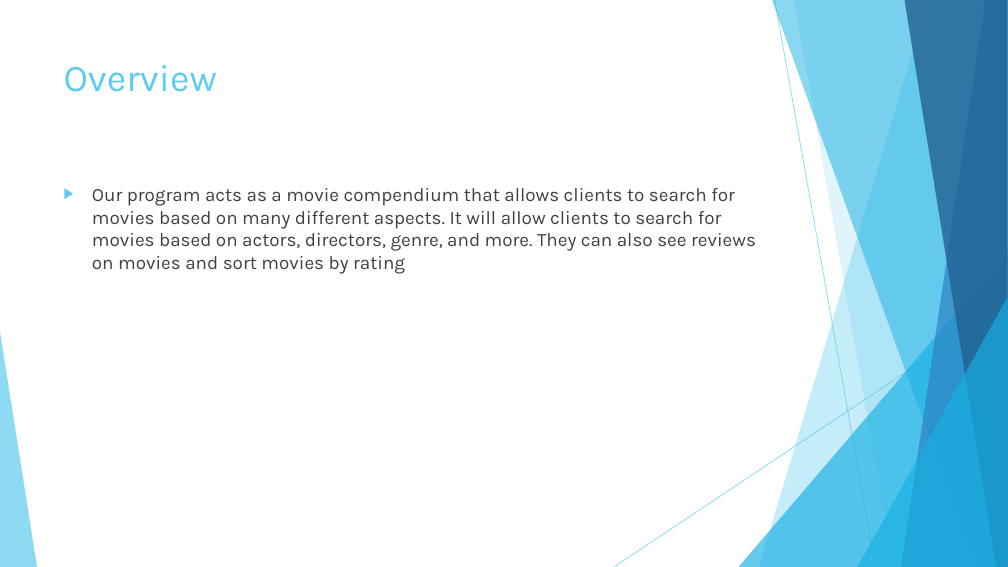
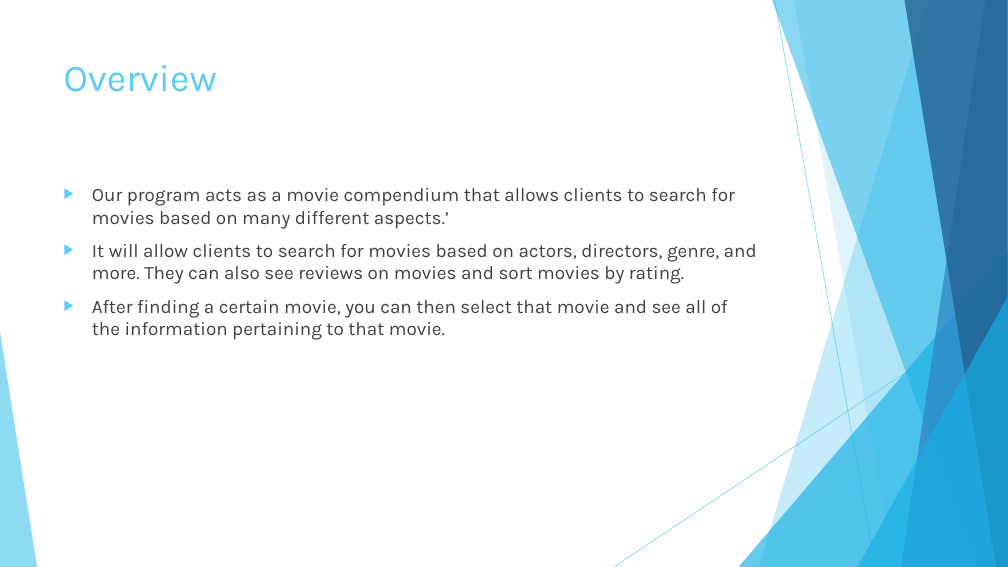
Before and after one commit to jckostner/probable-octo-succotash, a slide deck: slide 2 of Database Final Project.pptx. Drawn at 1008x567 pixels with LibreOffice and Linux fonts; fonts in the diff are those of the drawing. Boxes give left, top, right and bottom in pixels: in the first picture for what was removed or moved away, otherwise in the second. Text is boxed around its words. In the diff, an @@ line names an element or a change of style, - is before the commit and + after.

```diff
--- a/Database Final Project.pptx
+++ b/Database Final Project.pptx
@@ text at [92,188,757,340]: text changed @@
-▶ Our program acts as a movie compendium that allows clients to search for movies based on many different aspects. It will allow clients to search for movies based on actors, directors, genre, and more. They can also see reviews on movies and sort movies by rating
+▶ Our program acts as a movie compendium that allows clients to search for movies based on many different aspects.’
+▶ It will allow clients to search for movies based on actors, directors, genre, and more. They can also see reviews on movies and sort movies by rating.
+▶ After finding a certain movie, you can then select that movie and see all of the information pertaining to that movie.
```
Also in this commit, not shown: 3 other slides changed, 2 slides added.
